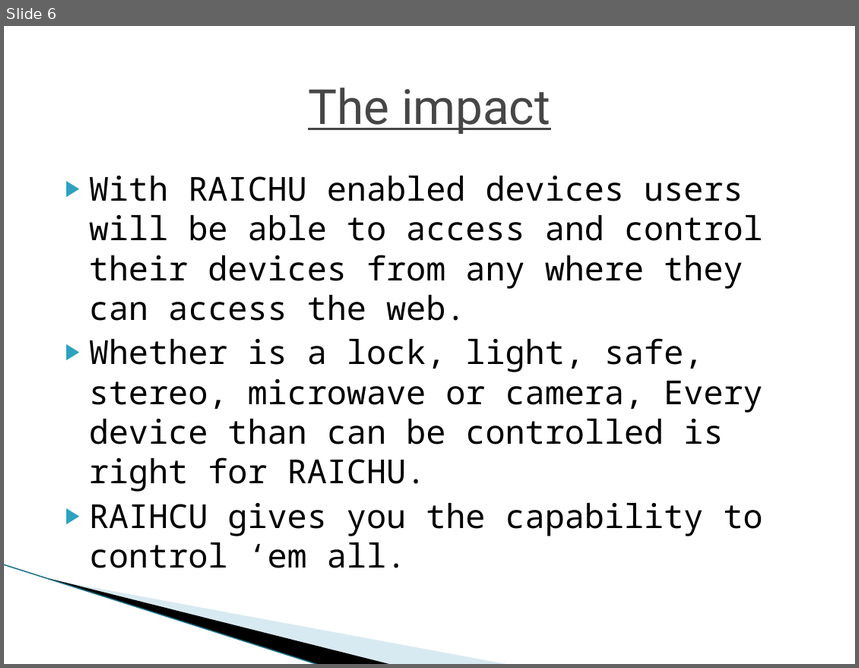
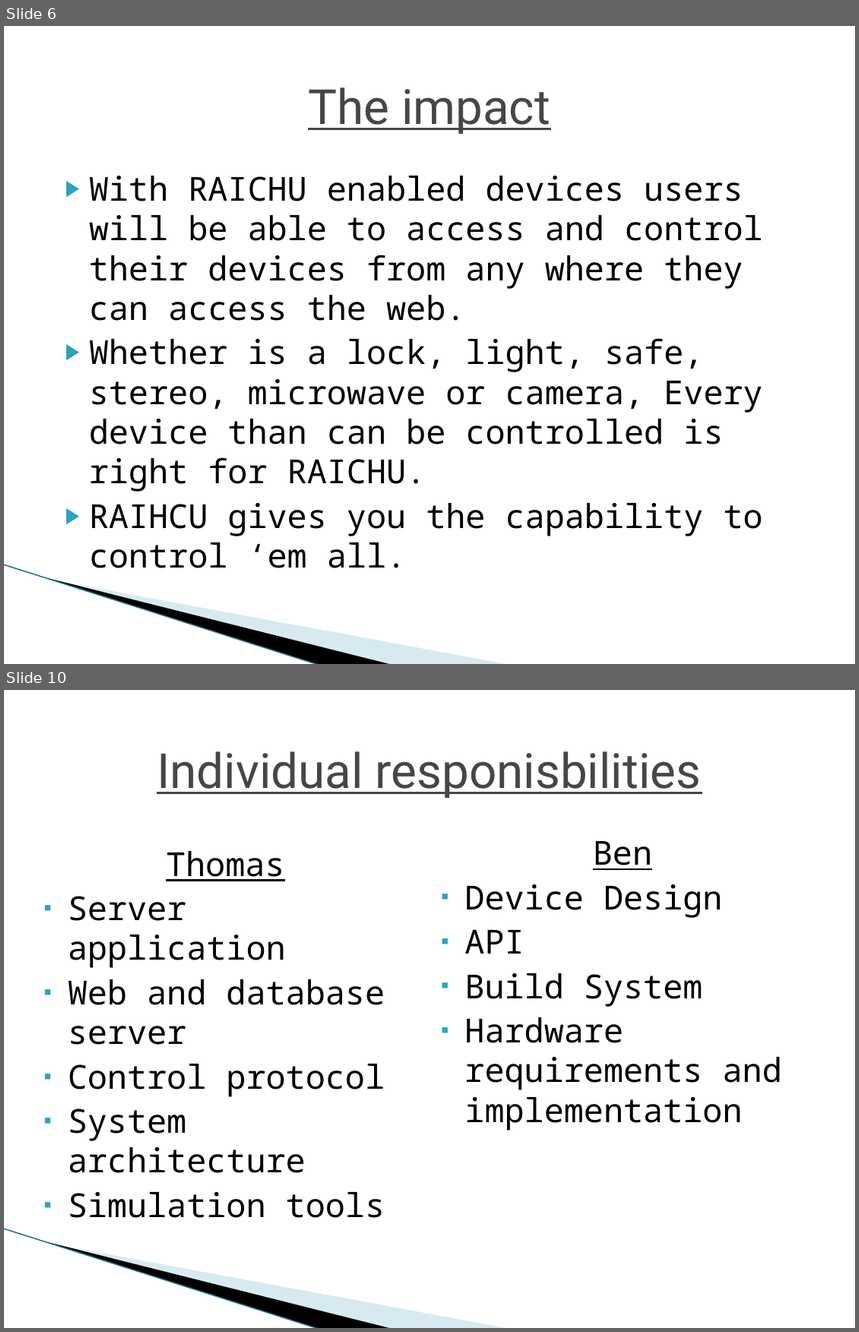
Before and after one commit to nomastmas/raichu, a slide deck: docs/final_presentation_tmas.pptx. Shown one above the other, each under a label of ours: slide 6 before the commit, slides 6 and 10 after it; the slides between them are not shown. The pictures are 859x668 and 859x1332 pixels, drawn with LibreOffice and Linux fonts; fonts in the diff are those of the drawing; background and template pictures are left out. Boxes give left, top, right and bottom in pixels: in the first picture for what was removed or moved away, otherwise in the second. Text is boxed around its words. In the diff, an @@ line names an element or a change of style, - is before the commit and + after.

Commit message:
add slides on server architecture

```diff
--- a/docs/final_presentation_tmas.pptx
+++ b/docs/final_presentation_tmas.pptx
@@ slide 10 added at [4, 690, 855, 1328], background #FFFFFF; not listed: 3 template elements that a slide beside it also shows @@
@@ title added at [157, 752, 702, 798], 41 pt, text #464646, underline @@
+Individual responisbilities
@@ text added at [465, 841, 782, 1131], 28 pt, text #000000 @@
+Ben
+▪ Device Design
+▪ API
+▪ Build System
+▪ Hardware requirements and implementation
@@ text added at [68, 851, 385, 1218], 28 pt, text #000000 @@
+Thomas
+▪ Server application
+▪ Web and database server
+▪ Control protocol
+▪ System architecture
+▪ Simulation tools
```
Also in this commit, not shown: 3 other slides added.
